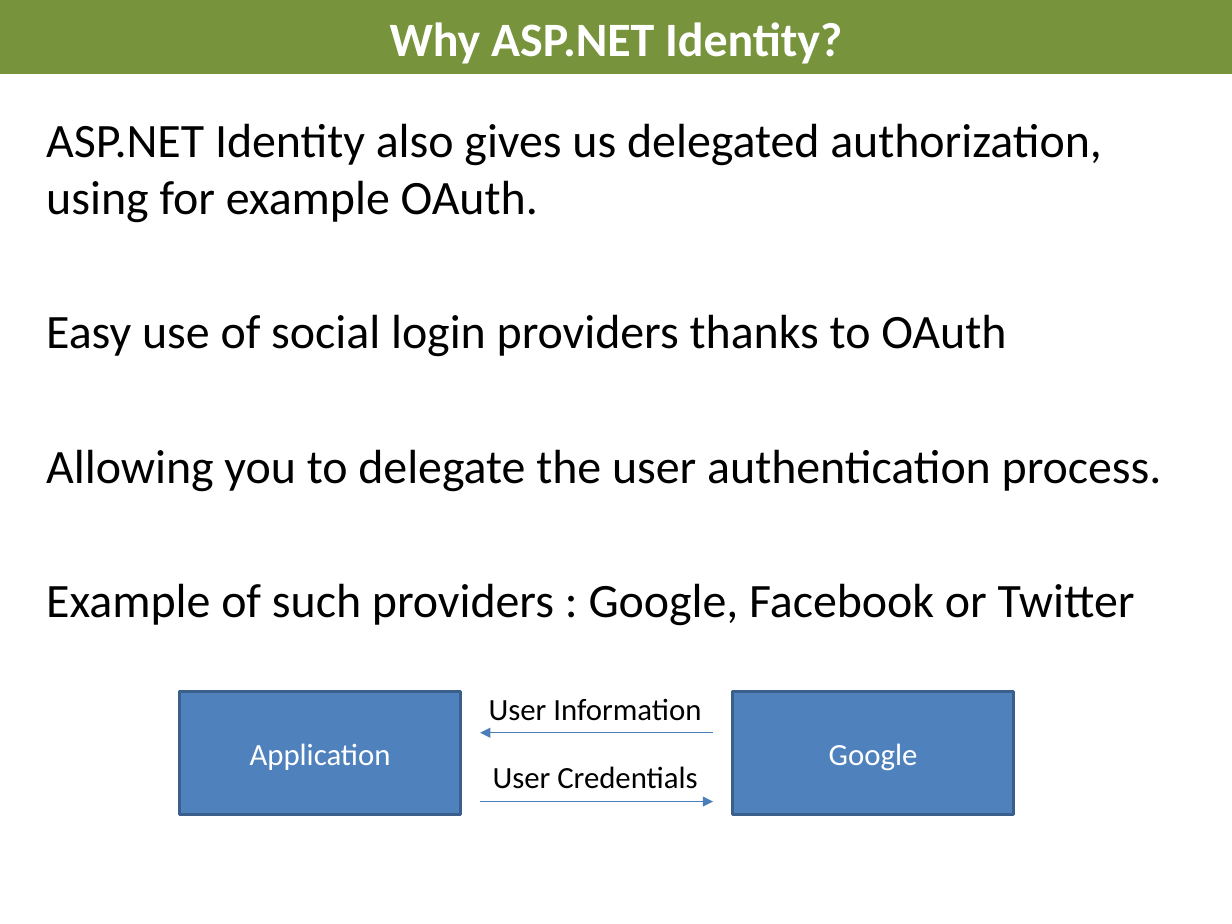
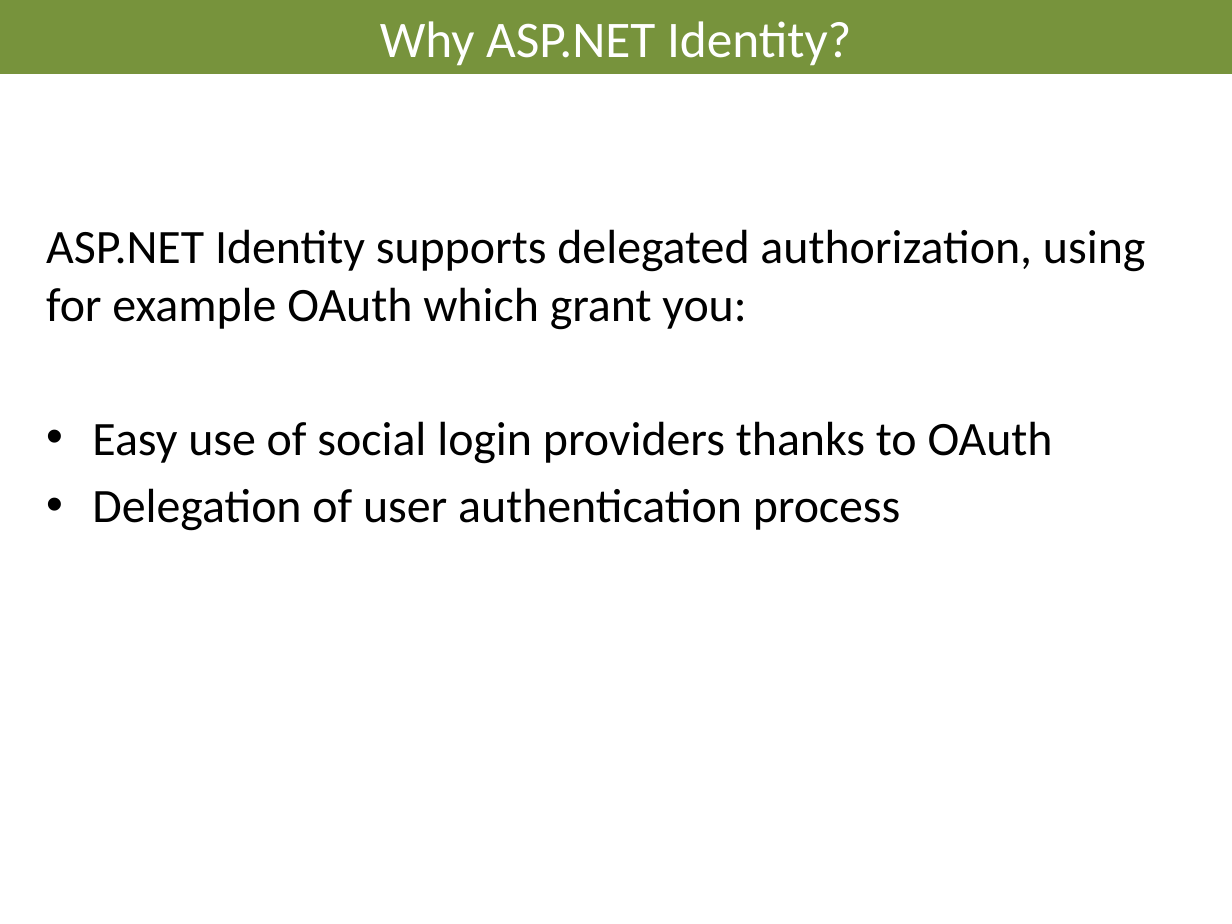
Before and after one commit to AndreasElffors/IdentityTemplate, a slide deck: slide 6 of Documents/Identity-Introduction.pptx. Drawn at 1232x924 pixels with LibreOffice and Linux fonts; fonts in the diff are those of the drawing; background and template pictures are left out. Boxes give left, top, right and bottom in pixels: in the first picture for what was removed or moved away, otherwise in the second. Text is boxed around its words. In the diff, an @@ line names an element or a change of style, - is before the commit and + after.

Commit message:
Powerpoint

```diff
--- a/Documents/Identity-Introduction.pptx
+++ b/Documents/Identity-Introduction.pptx
@@ title "Why ASP.NET Identity?" at (0,0,1232,74): size 28 to 30 pt, bold off @@
@@ text "ASP.NET Identity supports delegated authorization, ...": place and size @@
-text "ASP.NET Identity supports delegated authorization, ..." at (46,123,1162,626)
+text "ASP.NET Identity supports delegated authorization, ..." at (46,229,1145,531)
@@ text at (46,229,1145,330): text changed @@
-ASP.NET Identity also gives us delegated authorization, using for example OAuth.
+ASP.NET Identity supports delegated authorization, using for example OAuth which grant you:
@@ text at (92,421,1053,464): bullet none to • @@
@@ text at (92,488,901,531): text changed @@
-Allowing you to delegate the user authentication process.
-Example of such providers : Google, Facebook or Twitter
+• Delegation of user authentication process
@@ rectangle removed at (180,691,461,814) @@
-Application
@@ text removed at (489,698,701,721) @@
-User Information
@@ rectangle removed at (732,691,1013,814) @@
-Google
@@ arrow removed from (713, 733) to (480, 733) @@
@@ text removed at (493,766,697,789) @@
-User Credentials
@@ arrow removed from (480, 802) to (713, 802) @@
```
Also in this commit, not shown: 14 other slides changed, 1 slide added, 5 other files.
